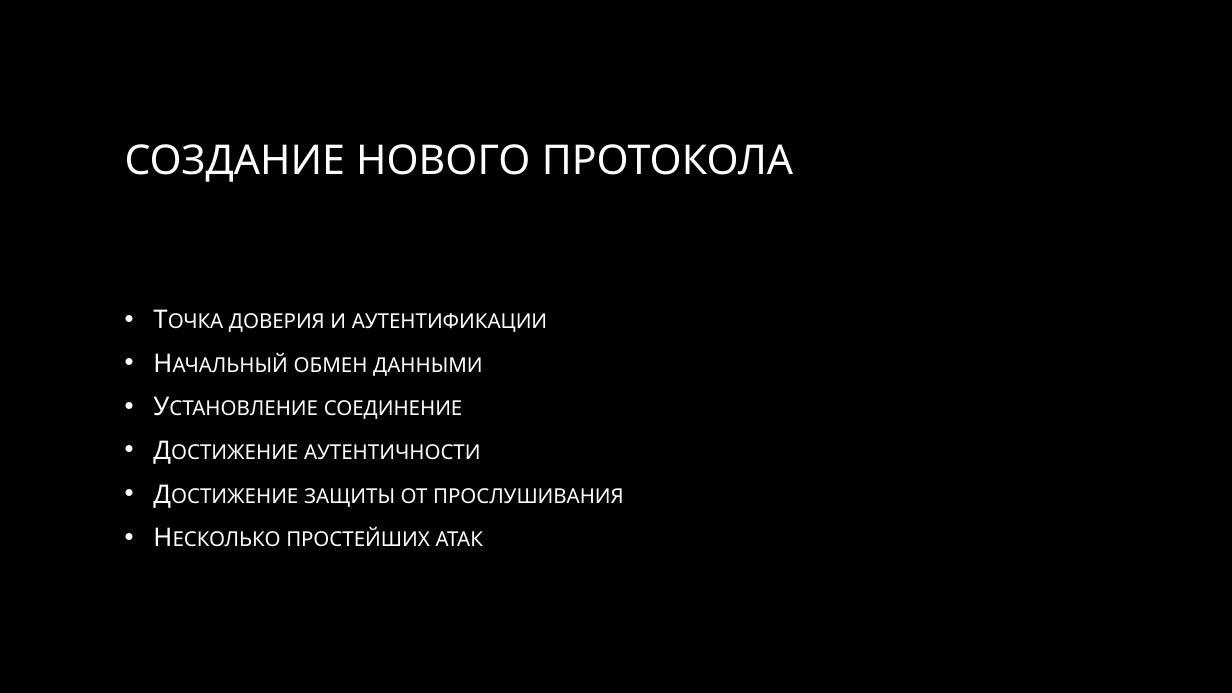
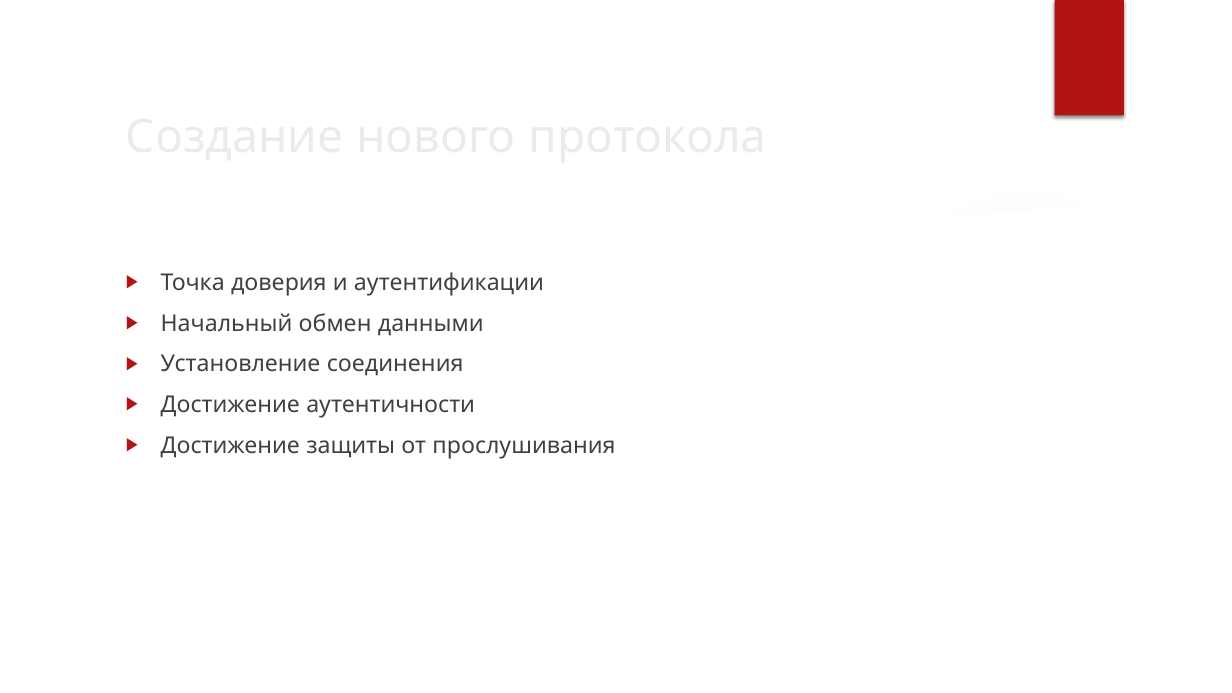
Before and after one commit to gear54rus/bank-system, a slide deck: slide 5 of docs/Demo-server.pptx. Drawn at 1232x693 pixels with LibreOffice and Linux fonts; fonts in the diff are those of the drawing; background and template pictures are left out. Boxes give left, top, right and bottom in pixels: in the first picture for what was removed or moved away, otherwise in the second. Text is boxed around its words. In the diff, an @@ line names an element or a change of style, - is before the commit and + after.

Commit message:
Server demo reworked
- Theme changed
- Added a few pictures and schemes
- Fixed an annoying typo :|

```diff
--- a/docs/Demo-server.pptx
+++ b/docs/Demo-server.pptx
@@ group added at (0, 0, 1232, 693): 3 ellipses, 3 freeform shapes @@
@@ rectangle added at (1055, 0, 1124, 116), fill #B01513 @@
@@ title at (125, 144, 793, 182): text changed; size 32 to 36 pt; text colour gradient #FFFFFF to #A6A6A6 to #EBEBEB @@
-СОЗДАНИЕ НОВОГО ПРОТОКОЛА
+Создание нового протокола
@@ text "Точка доверия и аутентификации": place and size @@
-text "Точка доверия и аутентификации" at (229, 313, 624, 547)
+text "Точка доверия и аутентификации" at (161, 272, 615, 458)
@@ text "Точка доверия и аутентификации" at (161, 272, 615, 458): vertical alignment middle to top @@
@@ text at (161, 272, 615, 458): size 20 to 18 pt, text colour gradient #FFFFFF to #BFBFBF to #404040, small capitals off in "Точка доверия и аутентификации", "Начальный обмен данными", "Достижение аутентичности", "Достижение защиты от прослушивания"; bullet • to ▶; bullet colour #FFFFFF to #B01513 @@
@@ text at (161, 354, 464, 376): text changed; size 20 to 18 pt; text colour gradient #FFFFFF to #BFBFBF to #404040 @@
-• Установление соединение
+▶ Установление соединения
@@ text at (286, 527, 483, 547): paragraph removed @@
-• Несколько простейших атак
```
Also in this commit, not shown: 5 other slides changed, 3 slides added, 1 slide removed.
